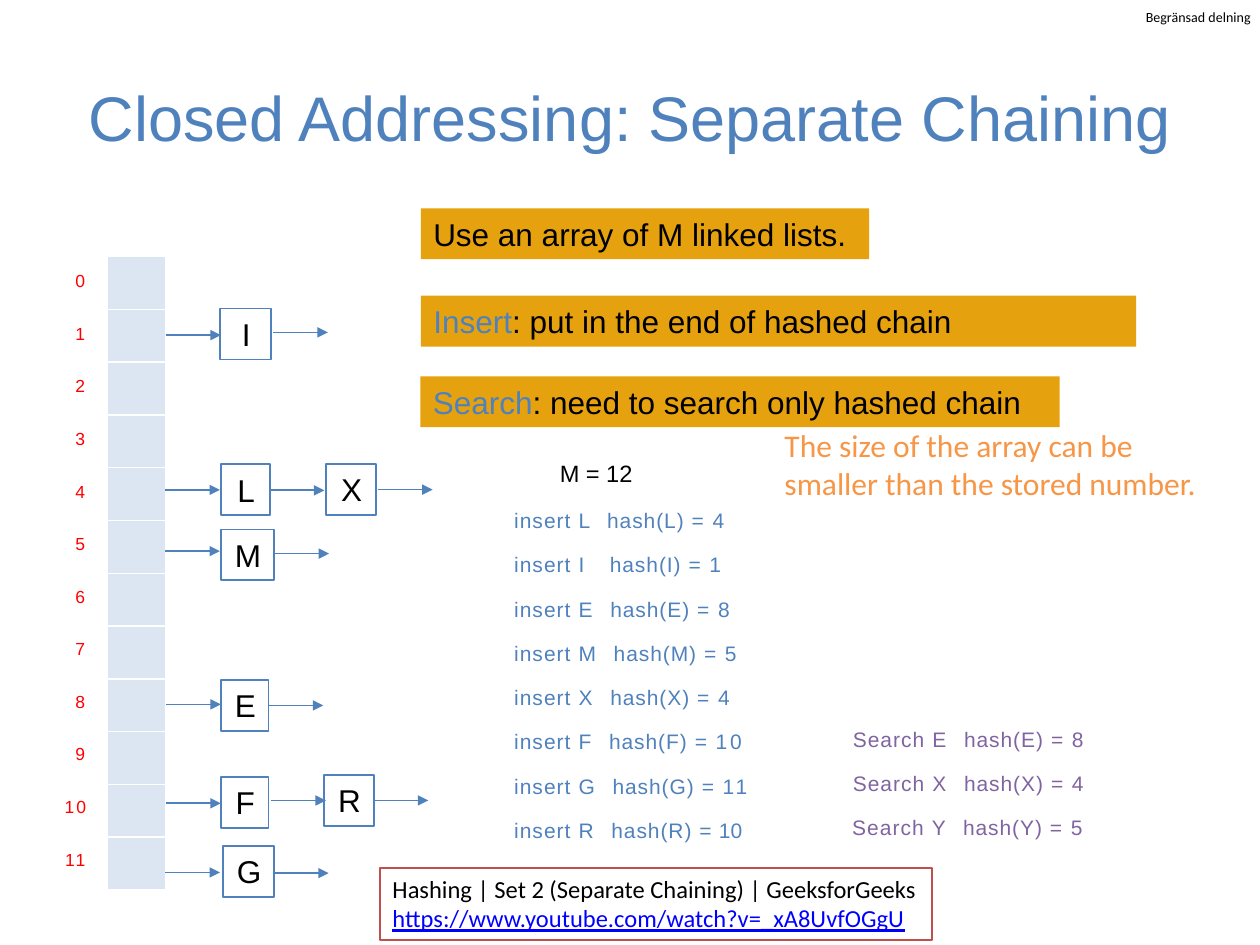
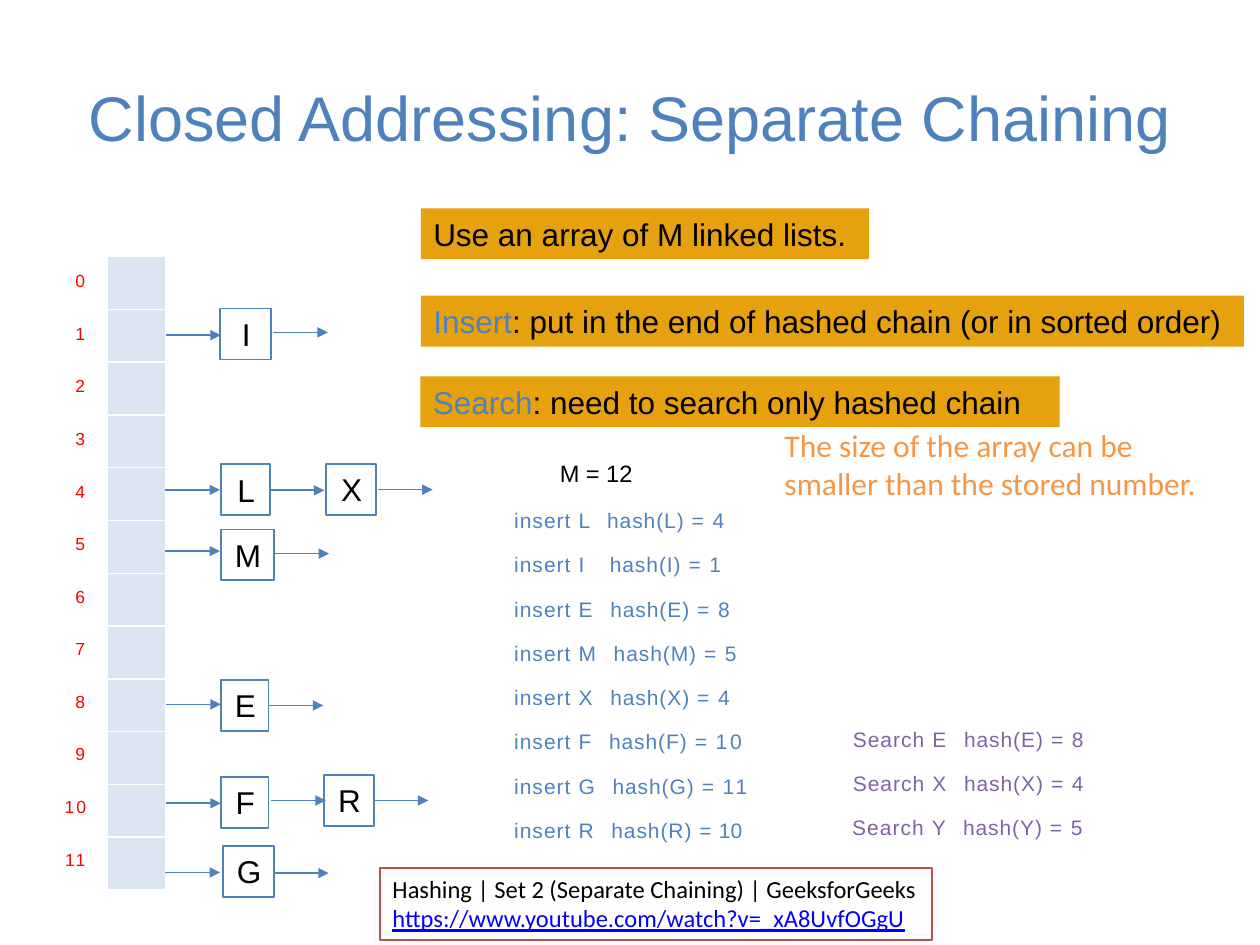
Before and after one commit to guhofstra/CSC111Fa25, a slide deck: slide 21 of PPTs/Lecture 7-hash table.pptx. Drawn at 1260x945 pixels with LibreOffice and Linux fonts; fonts in the diff are those of the drawing. Boxes give left, top, right and bottom in pixels: in the first picture for what was removed or moved away, otherwise in the second. Text is boxed around its words. In the diff, an @@ line names an element or a change of style, - is before the commit and + after.

```diff
--- a/PPTs/Lecture 7-hash table.pptx
+++ b/PPTs/Lecture 7-hash table.pptx
@@ text removed at box(1146, 12, 1250, 25) @@
-Begränsad delning
@@ rectangle "Insert: put in the end ...": place and size @@
-rectangle "Insert: put in the end ..." at box(421, 296, 1137, 346)
+rectangle "Insert: put in the end ..." at box(421, 296, 1244, 346)
@@ text in rectangle at box(433, 310, 1221, 339): text changed @@
-Insert: put in the end of hashed chain
+Insert: put in the end of hashed chain (or in sorted order)
```
Also in this commit, not shown: 22 other slides changed, 2 other files.
